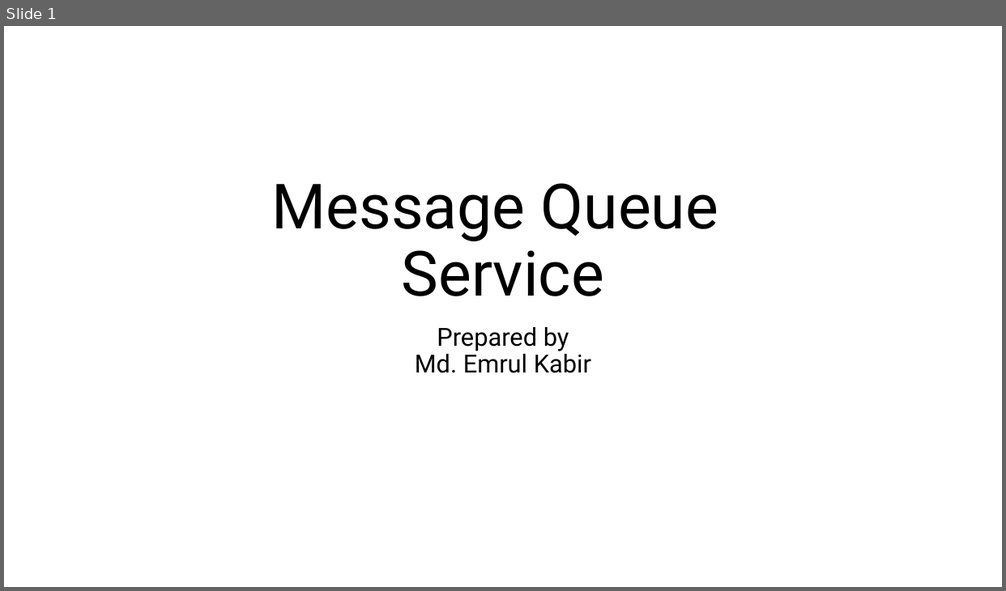
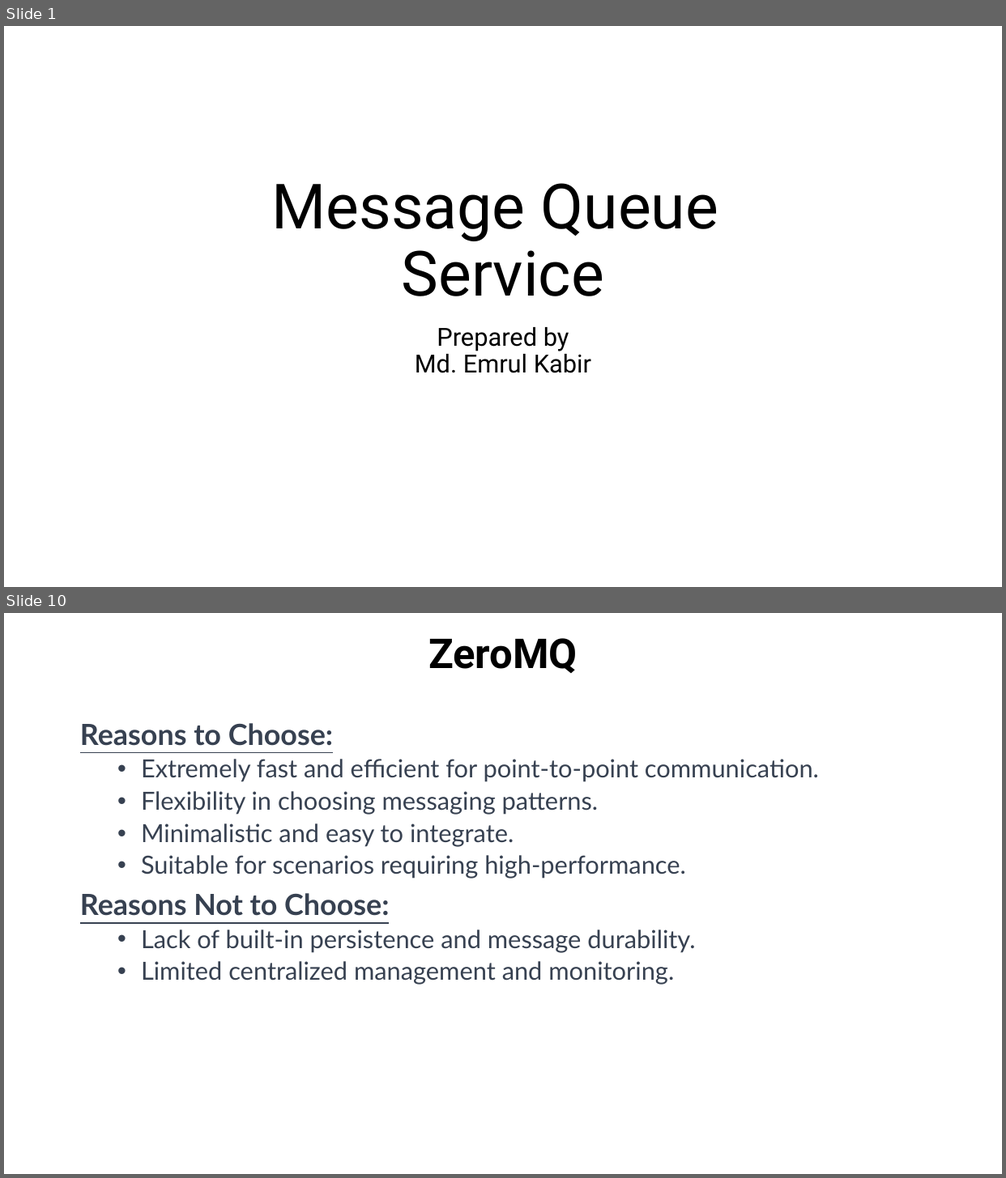
Before and after one commit to emrul11/OSL-MessageQueueService, a slide deck: Documents/MessageQueueService.pptx. Shown one above the other, each under a label of ours: slide 1 before the commit, slides 1 and 10 after it; the slides between them are not shown. The pictures are 1006x591 and 1006x1178 pixels, drawn with LibreOffice and Linux fonts; fonts in the diff are those of the drawing. Boxes give left, top, right and bottom in pixels: in the first picture for what was removed or moved away, otherwise in the second. Text is boxed around its words. In the diff, an @@ line names an element or a change of style, - is before the commit and + after.

```diff
--- a/Documents/MessageQueueService.pptx
+++ b/Documents/MessageQueueService.pptx
@@ slide 10 added at bbox=[4, 613, 1002, 1174], background #FFFFFF @@
@@ title added at bbox=[428, 638, 577, 673], 39.6 pt, text #000000, bold @@
+ZeroMQ
@@ text added at bbox=[80, 723, 819, 985], 24 pt, text #374151 @@
+Reasons to Choose:
+  • Extremely fast and efficient for point-to-point communication.
+  • Flexibility in choosing messaging patterns.
+  • Minimalistic and easy to integrate.
+  • Suitable for scenarios requiring high-performance.
+Reasons Not to Choose:
+  • Lack of built-in persistence and message durability.
+  • Limited centralized management and monitoring.
```
Also in this commit, not shown: 5 slides changed, 19 other slides added.
